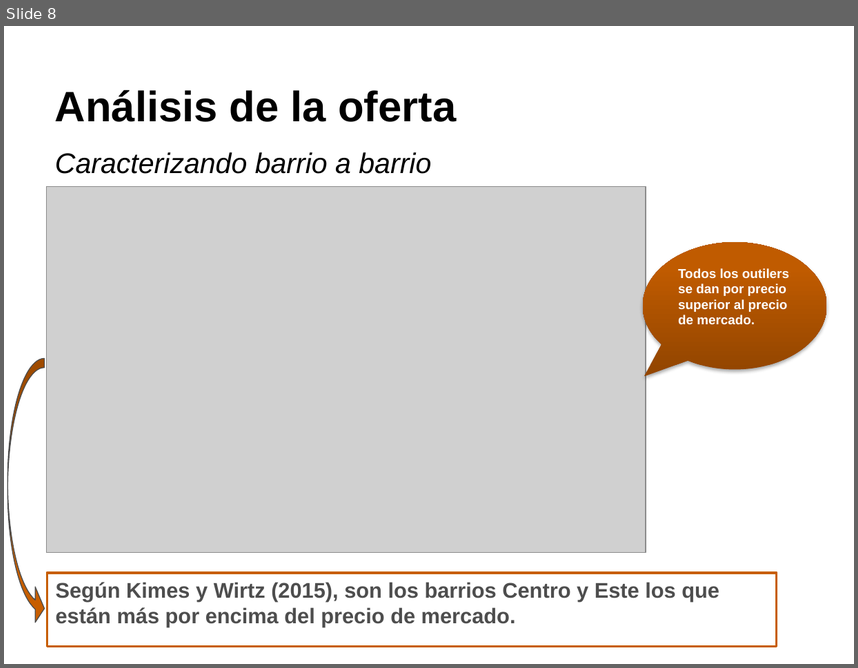
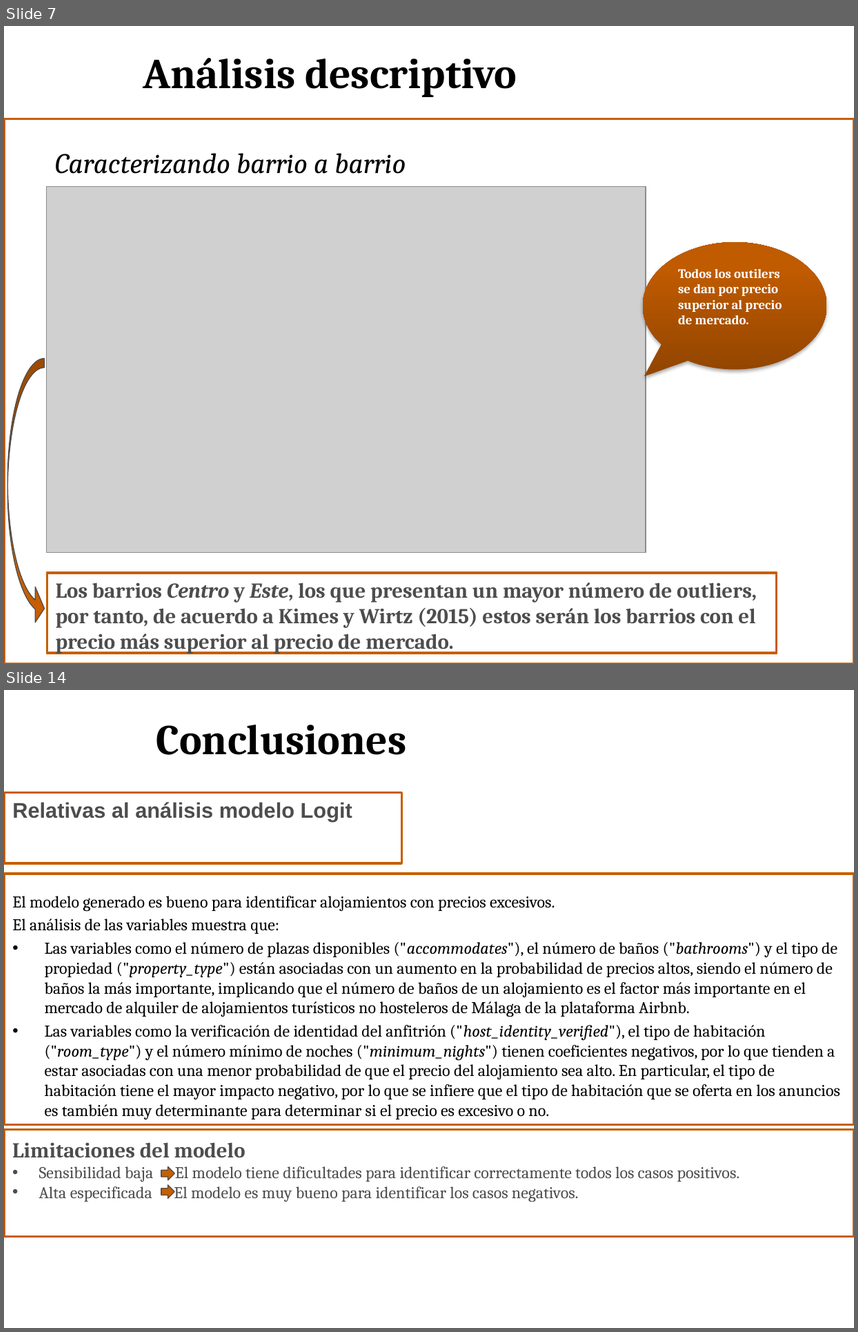
Before and after one commit to Joseluisvic/Trabajo-Final-De-M-ster, a slide deck: Presentación TFM.pptx. Shown one above the other, each under a label of ours: slide 8 before the commit, slides 7 and 14 after it; the slides between them are not shown. The pictures are 858x668 and 858x1332 pixels, drawn with LibreOffice and Linux fonts; fonts in the diff are those of the drawing; grey boxes stand for pictures; background and template pictures are left out. Boxes give left, top, right and bottom in pixels: in the first picture for what was removed or moved away, otherwise in the second. Text is boxed around its words. In the diff, an @@ line names an element or a change of style, - is before the commit and + after.

```diff
--- a/Presentación TFM.pptx
+++ b/Presentación TFM.pptx
@@ slide 14 added at (4, 690, 854, 1328), background picture (left out) @@
@@ title added at (156, 724, 407, 755), 36 pt, text #000000, bold @@
+Conclusiones
@@ rectangle added at (4, 793, 402, 863), fill #FFFFFF, outline #C75E00 2 pt, 18 pt, text #4D4D4D, bold @@
+Relativas al análisis modelo Logit
@@ rectangle added at (4, 874, 854, 1125), fill #FFFFFF, outline #C75E00 2 pt @@
@@ text added at (12, 896, 840, 1119), 14 pt, text #000000 @@
+El modelo generado es bueno para identificar alojamientos con precios excesivos.
+El análisis de las variables muestra que:
+• Las variables como el número de plazas disponibles ("accommodates"), el número de baños ("bathrooms") y el tipo de propiedad ("property_type") están asociadas con un aumento en la probabilidad de precios altos, siendo el número de baños la más importante, implicando que el número de baños de un alojamiento es el factor más importante en el mercado de alquiler de alojamientos turísticos no hosteleros de Málaga de la plataforma Airbnb.
+• Las variables como la verificación de identidad del anfitrión ("host_identity_verified"), el tipo de habitación ("room_type") y el número mínimo de noches ("minimum_nights") tienen coeficientes negativos, por lo que tienden a estar asociadas con una menor probabilidad de que el precio del alojamiento sea alto. En particular, el tipo de habitación tiene el mayor impacto negativo, por lo que se infiere que el tipo de habitación que se oferta en los anuncios es también muy determinante para determinar si el precio es excesivo o no.
@@ rectangle added at (4, 1130, 854, 1236), fill #FFFFFF, outline #C75E00 2 pt @@
@@ text added at (12, 1142, 740, 1201), 14 pt, text #4D4D4D @@
+Limitaciones del modelo
+• Sensibilidad baja El modelo tiene dificultades para identificar correctamente todos los casos positivos.
+• Alta especificada El modelo es muy bueno para identificar los casos negativos.
@@ right arrow added at (161, 1166, 175, 1180), fill #C75E00, outline #4D4D4D 0.75 pt @@
@@ right arrow added at (161, 1185, 175, 1199), fill #C75E00, outline #4D4D4D 0.75 pt @@
@@ what was slide 8 is now slide 7 @@
@@ slide 7 changed as well @@
@@ title at (143, 58, 517, 97): text changed; font Arial to Cambria @@
-Análisis de la oferta
+Análisis descriptivo
@@ rectangle added at (4, 118, 854, 664), fill #FFFFFF, outline #C75E00 2 pt @@
@@ text "Caracterizando barrio a barrio" at (55, 153, 406, 174): font Arial to Cambria @@
@@ speech bubble "Todos los outilers se dan ..." at (642, 242, 827, 370): font Arial to Cambria @@
@@ rectangle "Los barrios Centro y Este, ...": place and size @@
-rectangle "Los barrios Centro y Este, ..." at (47, 572, 777, 646)
+rectangle "Los barrios Centro y Este, ..." at (47, 572, 777, 653)
@@ text in rectangle at (56, 582, 757, 653): text changed; font Arial to Cambria @@
-Según Kimes y Wirtz (2015), son los barrios Centro y Este los que están más por encima del precio de mercado.
+Los barrios Centro y Este, los que presentan un mayor número de outliers, por tanto, de acuerdo a Kimes y Wirtz (2015) estos serán los barrios con el precio más superior al precio de mercado.
```
Also in this commit, not shown: 7 other slides changed, 8 other slides added, 3 slides removed, 1 other file.
